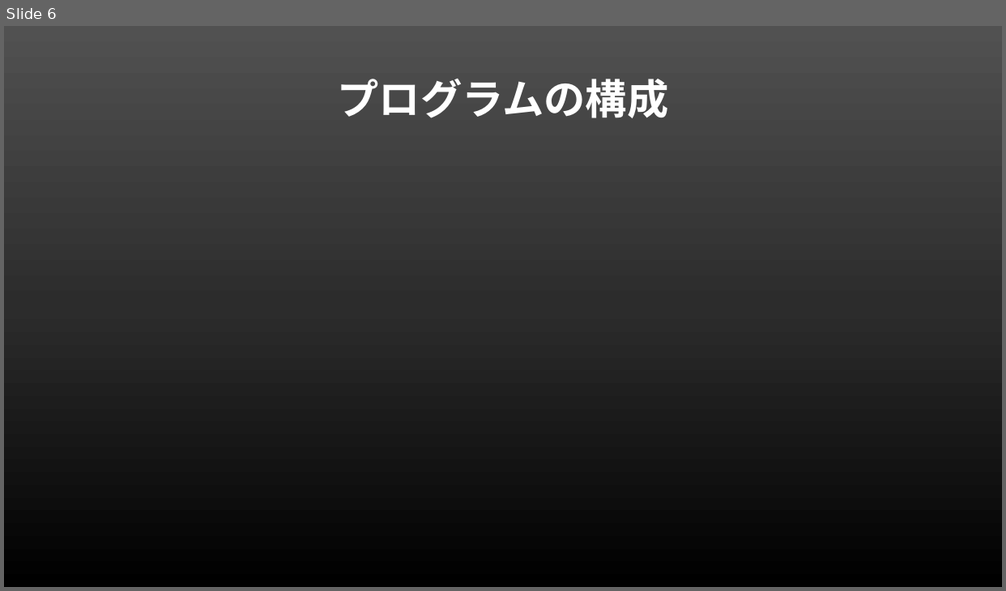
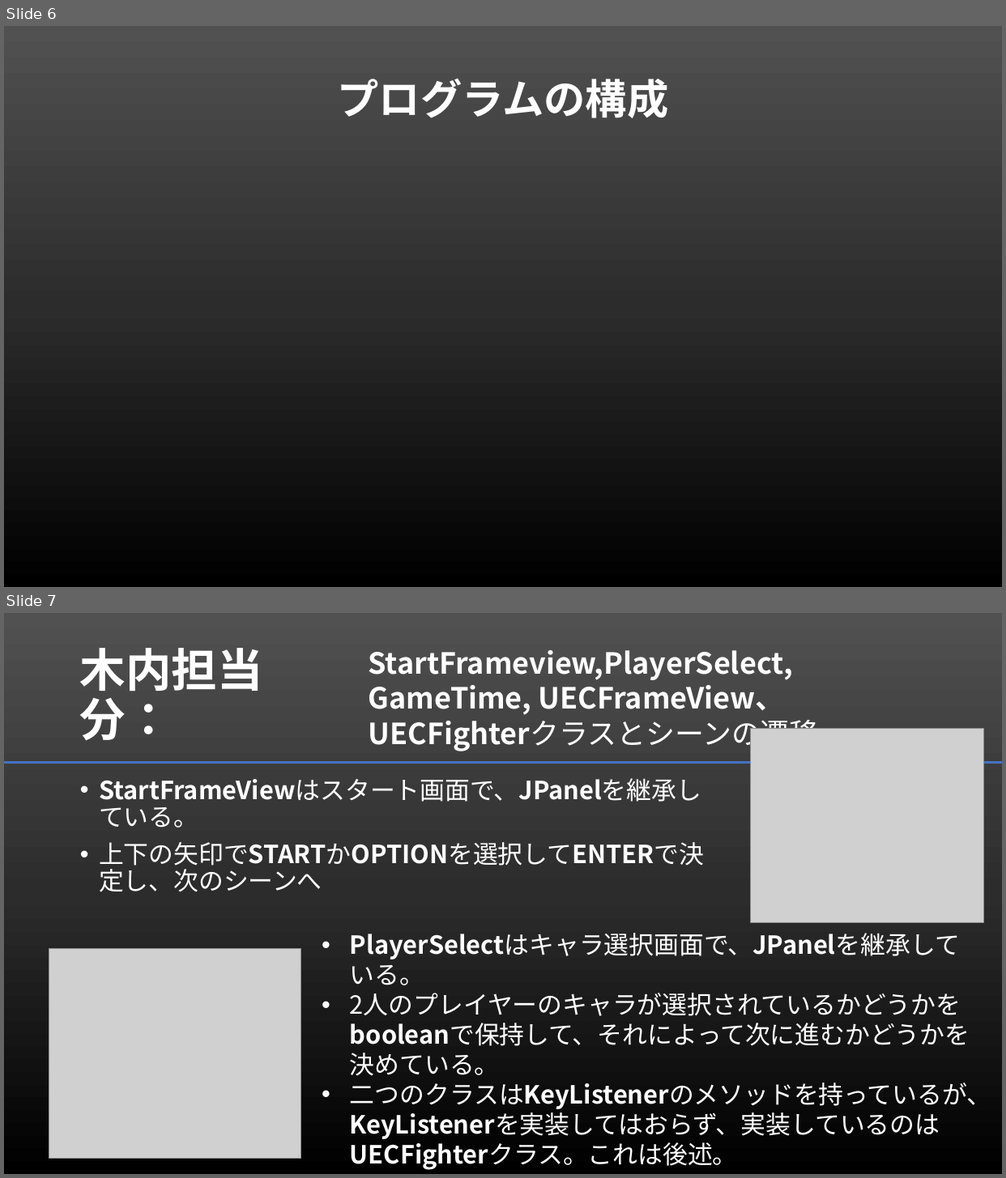
Before and after one commit to MinoriMn/OriginGameForMedia, a slide deck: media_16.pptx. Shown one above the other, each under a label of ours: slide 6 before the commit, slides 6 and 7 after it. The pictures are 1006x591 and 1006x1178 pixels, drawn with LibreOffice and Linux fonts; fonts in the diff are those of the drawing; grey boxes stand for pictures. Boxes give left, top, right and bottom in pixels: in the first picture for what was removed or moved away, otherwise in the second. Text is boxed around its words. In the diff, an @@ line names an element or a change of style, - is before the commit and + after.

Commit message:
1/24 kiu

```diff
--- a/media_16.pptx
+++ b/media_16.pptx
@@ slide 7 added at (4,613,1002,1174), background gradient #515151 to #2E2E2E to #000000 @@
@@ title added at (80,648,263,740), 44 pt, text #FFFFFF, bold @@
+木内担当分：
@@ text added at (368,650,819,752), 28 pt, text #FFFFFF, bold @@
+StartFrameview,PlayerSelect, GameTime, UECFrameView、UECFighterクラスとシーンの遷移
@@ picture added at (750,729,983,924) @@
@@ line added from (4, 763) to (1002, 763), #4472C4 3 pt @@
@@ text added at (99,778,704,892), 24 pt, text #FFFFFF @@
+• StartFrameViewはスタート画面で、JPanelを継承している。
+• 上下の矢印でSTARTかOPTIONを選択してENTERで決定し、次のシーンへ
@@ picture added at (49,949,301,1160) @@
@@ text added at (350,933,991,1170), 24 pt, text #FFFFFF @@
+• PlayerSelectはキャラ選択画面で、JPanelを継承している。
+• 2人のプレイヤーのキャラが選択されているかどうかをbooleanで保持して、それによって次に進むかどうかを決めている。
+• 二つのクラスはKeyListenerのメソッドを持っているが、KeyListenerを実装してはおらず、実装しているのはUECFighterクラス。これは後述。
```
Also in this commit, not shown: 2 other slides added.
